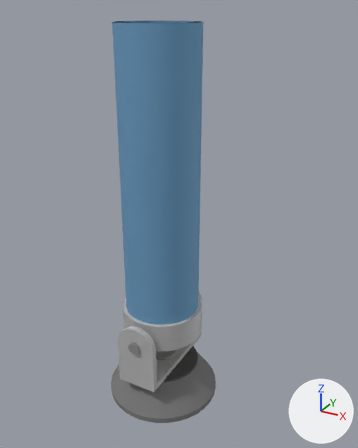
An edit to the glTF model tempCannon.gltf, drawn before and after from the same camera.
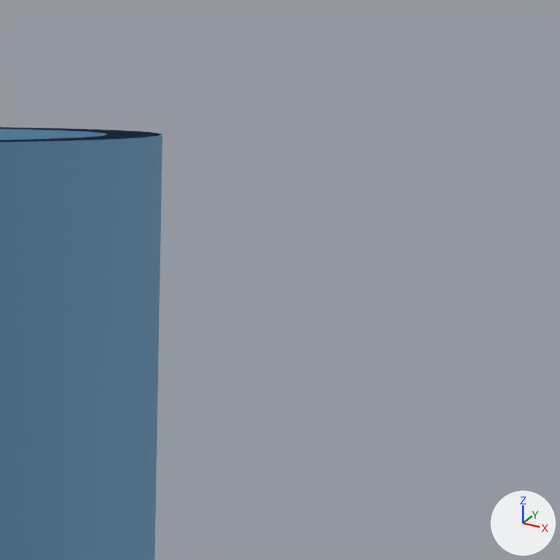
The first picture shows the older version from a 50 mm lens placed at (7.79, -12.92, 10.4), pointed at (0.52, 0.28, 3.8). The close-ups show the older and then the newer version on the part from 50% to 75% of the width and 0% to 20% of the height of that picture. Only the edits that show in the close-ups are written down. Arrows for +X, +Y and +Z are at lower right; the lights stay in place. Where no turn or scale is listed for an object, it has been applied to the vertices.

Objects in the first close-up: 'barrel'.
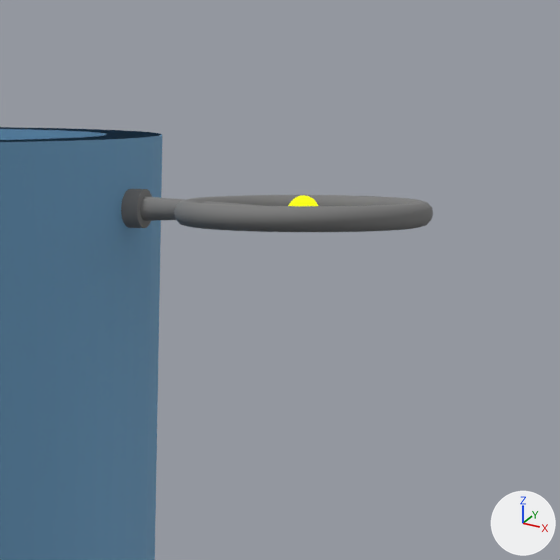
Where the change shows, as pixel boxes (x1, y1, x2, y2) in the close-ups (560 x 560 px):
```json
{"object": "reticle", "change": "added", "after": [174, 195, 433, 232]}
{"object": "frontSightPin", "change": "added", "after": [140, 196, 263, 221]}
{"object": "frontSightMount", "change": "added", "after": [121, 189, 152, 228]}
{"object": "dot", "change": "added", "after": [288, 195, 318, 206]}
```

The change, as JSON lines over the scene's bpy script:
```json
{"op": "set", "path": "mat_material_3.base_color", "old": "(0.521, 0.521, 0.521)", "new": "(0.216, 0.216, 0.216)", "note": "light grey #bfbfbf -> grey #808080"}
{"op": "set", "path": "mat_material_4.base_color", "old": "(0.521, 0.521, 0.521)", "new": "(0.216, 0.216, 0.216)", "note": "light grey #bfbfbf -> grey #808080"}
{"op": "set", "path": "mat_material_5.metallic", "old": "0.3", "new": "0.0"}
{"op": "add", "block": "mat_material_5", "code": "mat_material_5.emission_strength = 0.98"}
{"op": "add", "block": "me_mesh_8_1", "code": ["me_mesh_8_1 = bpy.data.meshes.new('Mesh_8')", "me_mesh_8_1.from_pydata(...)  # 637 vertices, 1152 faces; spans x -0.55..0.55, y -0.55..0.55, z -0.05..0.05", "me_mesh_8_1.materials.append(mat_material_3)  # grey #808080"]}
{"op": "add", "block": "me_mesh_7_1", "code": ["me_mesh_7_1 = bpy.data.meshes.new('Mesh_7')", "me_mesh_7_1.from_pydata(...)  # 528 vertices, 960 faces; spans x -0.07..0.07, y -0.07..0.07, z -0.07..0.07", "me_mesh_7_1.materials.append(mat_material_5)  # black #000000, glowing yellow #fbff00"]}
{"op": "add", "block": "me_mesh_6_1", "code": ["me_mesh_6_1 = bpy.data.meshes.new('Mesh_6')", "me_mesh_6_1.from_pydata(...)  # 68 vertices, 128 faces; spans x -0.35..0.35, y -0.05..0.05, z -0.05..0.05", "me_mesh_6_1.materials.append(mat_material_4)  # grey #808080"]}
{"op": "add", "block": "me_mesh_5_1", "code": ["me_mesh_5_1 = bpy.data.meshes.new('Mesh_5')", "me_mesh_5_1.from_pydata(...)  # 68 vertices, 128 faces; spans x -0.05..0.05, y -0.08..0.08, z -0.08..0.08", "me_mesh_5_1.materials.append(mat_material_4)  # grey #808080"]}
{"op": "add", "block": "ob_reticle", "code": ["ob_reticle = bpy.data.objects.new('reticle', me_mesh_8_1)", "ob_reticle.location = (2.1, 0.0, 9.716)"]}
{"op": "add", "block": "ob_dot", "code": ["ob_dot = bpy.data.objects.new('dot', me_mesh_7_1)", "ob_dot.location = (2.1, 0.0, 9.716)"]}
{"op": "add", "block": "ob_frontsightpin", "code": ["ob_frontsightpin = bpy.data.objects.new('frontSightPin', me_mesh_6_1)", "ob_frontsightpin.location = (1.689, 0.0, 9.716)"]}
{"op": "add", "block": "ob_frontsightmount", "code": ["ob_frontsightmount = bpy.data.objects.new('frontSightMount', me_mesh_5_1)", "ob_frontsightmount.location = (1.299, 0.0, 9.716)"]}
```
